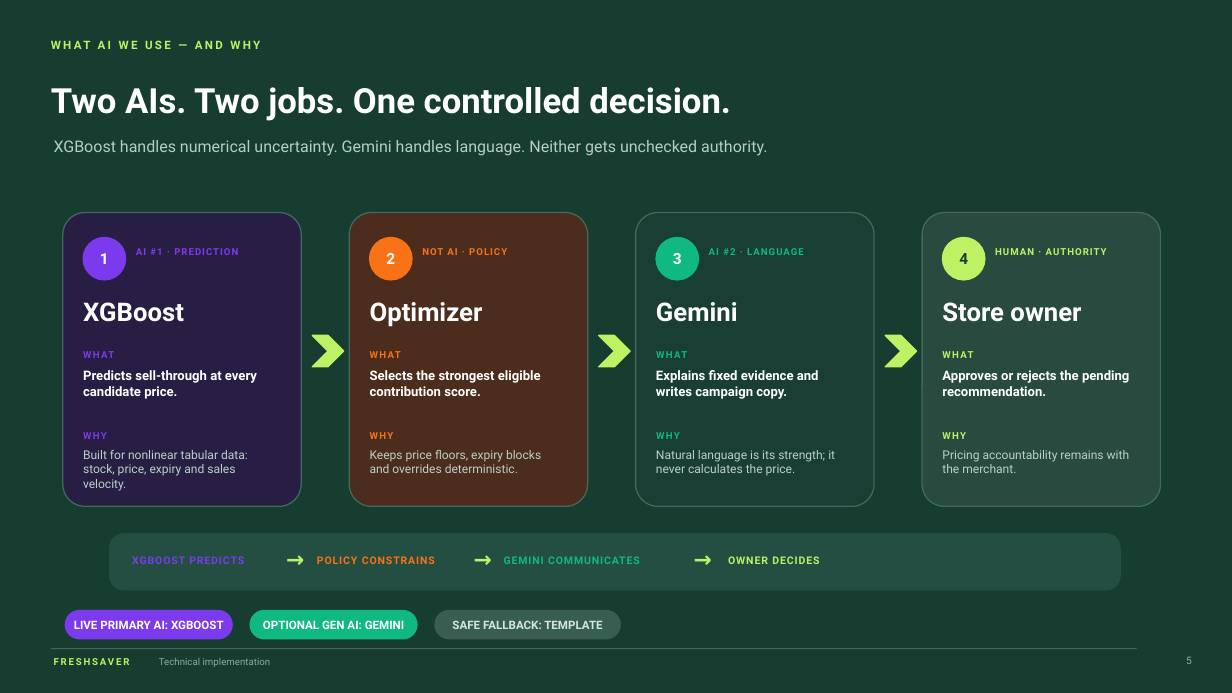
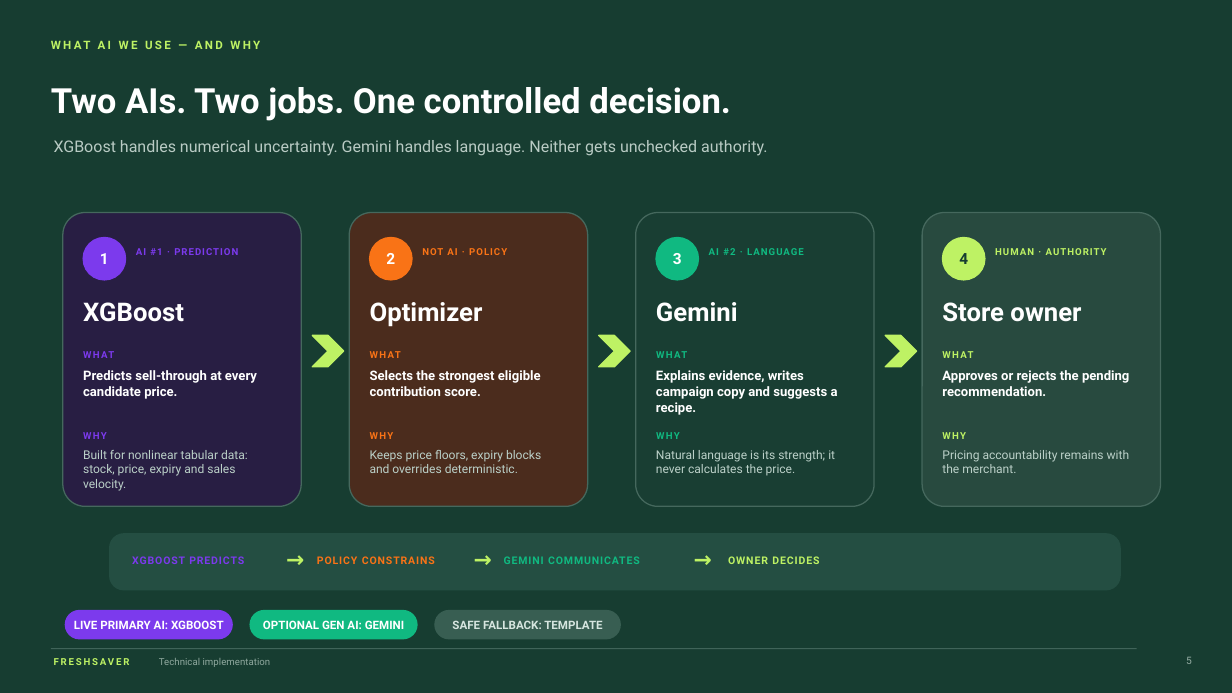
Before and after one commit to Utpal-Kalita/FreshSaver-AI, a slide deck: slide 5 of docs/deck/FreshSaver-AI-Builders-Hackathon.pptx. Drawn at 1232x693 pixels with LibreOffice and Linux fonts; fonts in the diff are those of the drawing. Boxes give left, top, right and bottom in pixels: in the first picture for what was removed or moved away, otherwise in the second. Text is boxed around its words. In the diff, an @@ line names an element or a change of style, - is before the commit and + after.

Commit message:
feat: add personalized recipe campaigns

```diff
--- a/docs/deck/FreshSaver-AI-Builders-Hackathon.pptx
+++ b/docs/deck/FreshSaver-AI-Builders-Hackathon.pptx
@@ text at (656,370,838,415): text changed @@
-Explains fixed evidence and writes campaign copy.
+Explains evidence, writes campaign copy and suggests a recipe.
```
Also in this commit, not shown: 16 other files.
